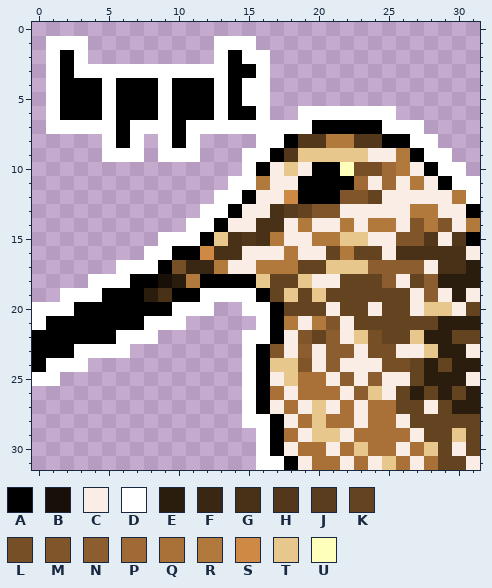
Two versions of one pixel-art sprite, icon/iconx4.png. Above: the version before the commit.
The file is 128x128 pixels, drawn in blocks of 4x4; one block is one cell here. Colours within 5 levels of each other are drawn and written as one.
Palette (. is transparent): A #000000  B #181008  C #f9ede6  D #ffffff  E #2b1d0e  F #392613  G #493118  H #53371b  J #5a3c1e  K #644321  L #774f27  M #80552a  N #8c5d2e  P #9f6a35  Q #a97138  R #b1793b  S #ce8944  T #e8c78d  U #ffffbc
Pixels before, first column x 0:
 1 .DDD.........DDD................
 2 .DAD.........DADD...............
 3 .DADDDDDDDDDDDAAD...............
 4 .DAAADAAADAAADADD...............
 5 .DAAADAAADAAADADD...............
 6 .DAAADAAADAAADAAD..DDDDDDD......
 7 .DDDDDADDDADDDDDDDDDAAAAADDD....
 8 .....DAD.DAD....DDAHHRRHHAADD...
 9 .....DDD.DDD...DDAHTTTTTCCRADD..
10 ...............DACTCAAULLPRCADD.
11 ..............DDRCCAAAAPCPCRCADD
12 .............DDACCSAAAMMKCCCCCRD
13 ............DDACCGJKMMCCCCCRRCCA
14 ...........DDACCGGCRCCRCRRCMRMCR
15 .........DDDATGHGRCCRRTTCCMMHCHA
16 ........DDAASGGCCCRCCKRKKCGGGGGC
17 ......DDDALFFRCCRRRKKTTTNNNNCGGE
18 ....DDDAABERAAAATKKTCCKKKNCKNEEE
19 ..DDDAAAEGAADDDDAKTKTKKKKKKCNCEC
20 DDDAAAAAAADDD..DDAKKKCKKCKKCTTCK
21 DAAAAAAADDD.....DARCRMCKKKKKKEEE
22 AAAAAADDD......DDACMKNCTLKKTEEKK
23 AAADDDD........DAMCNCNNCLLCCTEEC
24 ADDD...........DATTMCNCCCLLKEKEE
25 DD.............DACTQQCNCNCCKEEEC
26 ...............DAQCQQQCNTCKEKEKE
27 ...............DACQCTCQCQQKKCKEE
28 ...............DDACQTQQCQQCKKKKK
29 ................DAQCTTCQQQQCKKTK
30 ................DACQQCQTQQCQTKCK
31 ................DDACQQCQCTQCQKKC
New version:
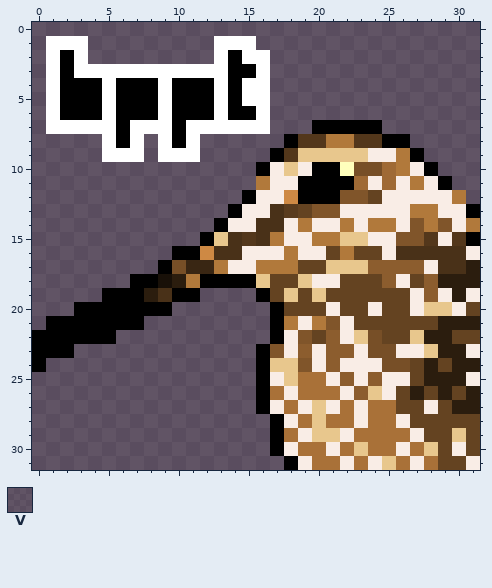
Colours new in this view: V #00000081
Change:
The edit adds colour V in row 0 at x 0 to 31; in row 1 at x 0, 4 to 12 and 16 to 31; in row 2 at x 0, 4 to 12 and 17 to 31; in rows 3 to 5 at x 0 and 17 to 31; in row 6 at x 0, 17 to 18 and 26 to 31; in row 7 at x 0 and 28 to 31.
The edit adds colour V in row 8 at x 0 to 4, 8, 12 to 15 and 29 to 31; in row 9 at x 0 to 4, 8, 12 to 14 and 30 to 31; in row 10 at x 0 to 14 and 31; in row 11 at x 0 to 13; in row 12 at x 0 to 12; in row 13 at x 0 to 11.
The edit adds colour V in row 14 at x 0 to 10; in row 15 at x 0 to 8; in row 16 at x 0 to 7; in row 17 at x 0 to 5; in row 18 at x 0 to 3; in row 19 at x 0 to 1.
The edit adds colour V in row 20 at x 13 to 14; in row 21 at x 11 to 15; in row 22 at x 9 to 14; in row 23 at x 7 to 14; in row 24 at x 4 to 14; in row 25 at x 2 to 14.
The edit adds colour V in rows 26 to 28 at x 0 to 14; in rows 29 to 31 at x 0 to 15.
Colour D gives way to colour V in row 6 at x 19 to 25; in row 7 at x 17 to 19 and 25 to 27; in row 8 at x 16 to 17 and 27 to 28; in row 9 at x 15 to 16 and 28 to 29; in row 10 at x 15 and 29 to 30; in row 11 at x 14 to 15 and 30 to 31.
Colour D gives way to colour V in row 12 at x 13 to 14 and 31; in row 13 at x 12 to 13; in row 14 at x 11 to 12; in row 15 at x 9 to 11; in row 16 at x 8 to 9; in row 17 at x 6 to 8.
Colour D gives way to colour V in row 18 at x 4 to 6; in row 19 at x 2 to 4 and 12 to 15; in row 20 at x 0 to 2, 10 to 12 and 15 to 16; in row 21 at x 0, 8 to 10 and 16; in row 22 at x 6 to 8 and 15 to 16; in row 23 at x 3 to 6 and 15.
Colour D gives way to colour V in row 24 at x 1 to 3 and 15; in row 25 at x 0 to 1 and 15; in rows 26 to 27 at x 15; in row 28 at x 15 to 16; in rows 29 to 30 at x 16; in row 31 at x 16 to 17.
Changed places in both pictures, as pixel boxes (x1, y1, x2, y2):
changed: (32, 22, 480, 470)
